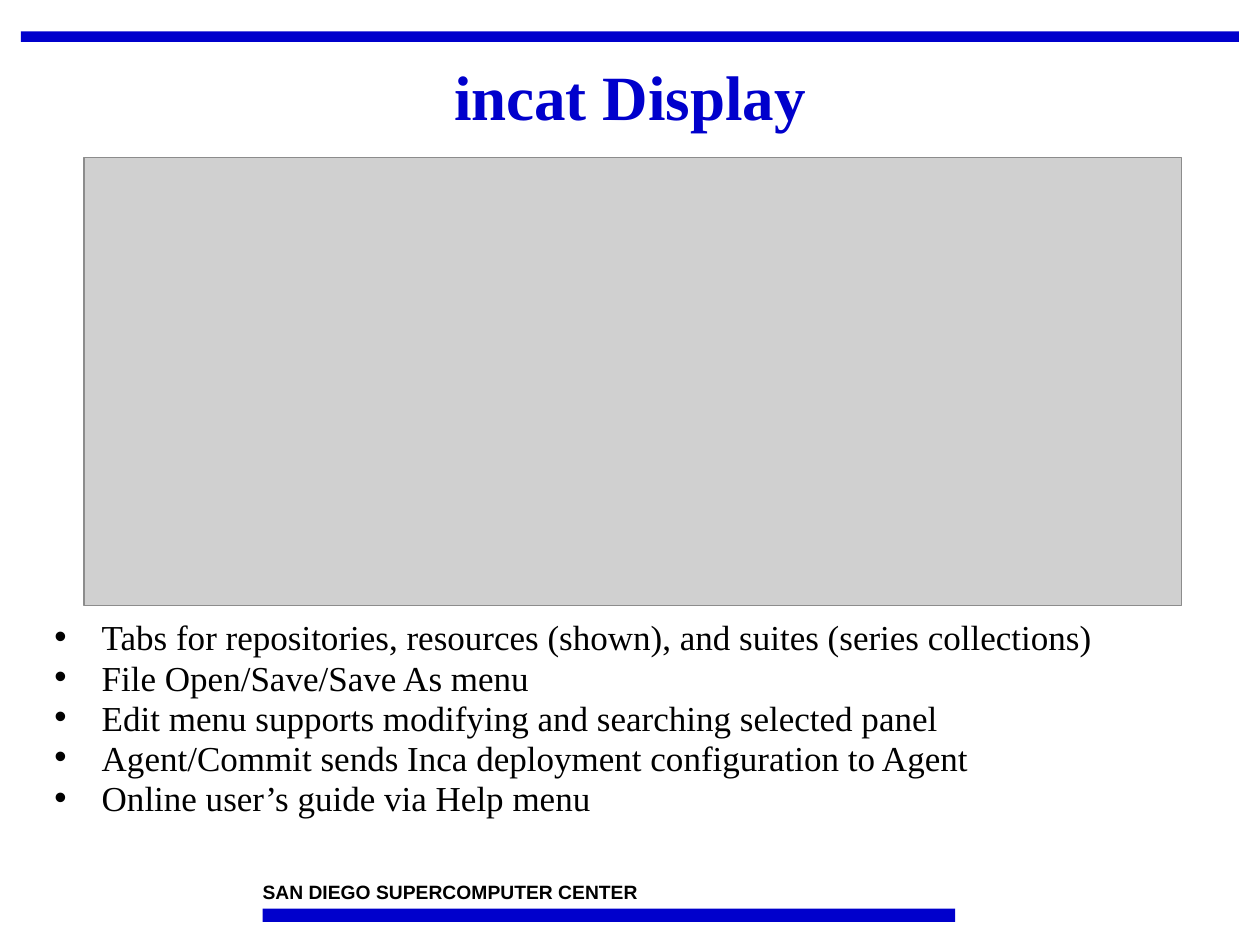
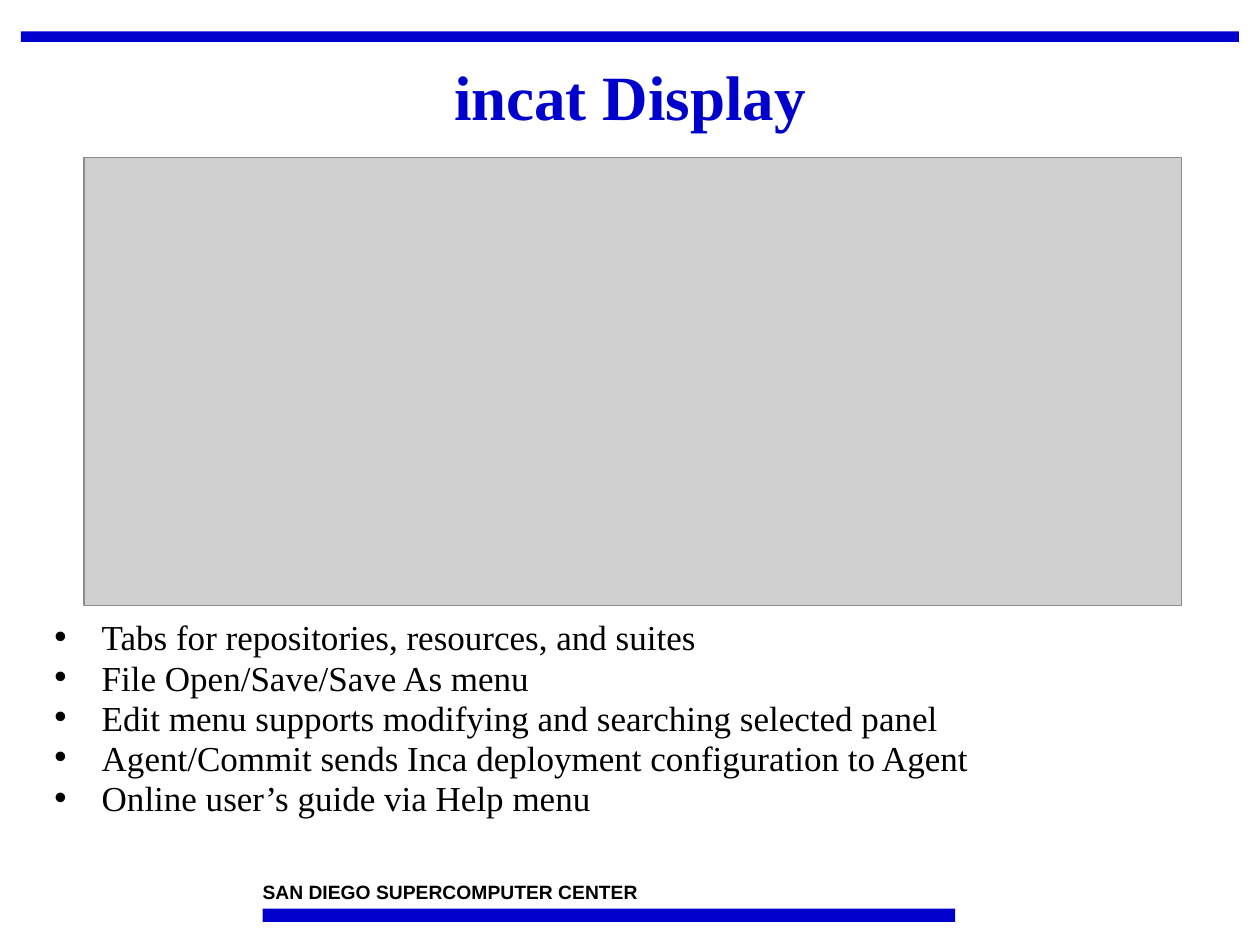
Before and after one commit to IncaProject/inca-xsede, a slide deck: slide 4 of talks/2008workshop/incat.ppt. Drawn at 1260x945 pixels with LibreOffice and Linux fonts; fonts in the diff are those of the drawing; grey boxes stand for pictures; background and template pictures are left out. Boxes give left, top, right and bottom in pixels: in the first picture for what was removed or moved away, otherwise in the second. Text is boxed around its words. In the diff, an @@ line names an element or a change of style, - is before the commit and + after.

```diff
--- a/talks/2008workshop/incat.ppt
+++ b/talks/2008workshop/incat.ppt
@@ text at <box>102,625,696,658</box>: text changed @@
-• Tabs for repositories, resources (shown), and suites (series collections)
+• Tabs for repositories, resources, and suites
```
Also in this commit, not shown: 11 other slides changed.
